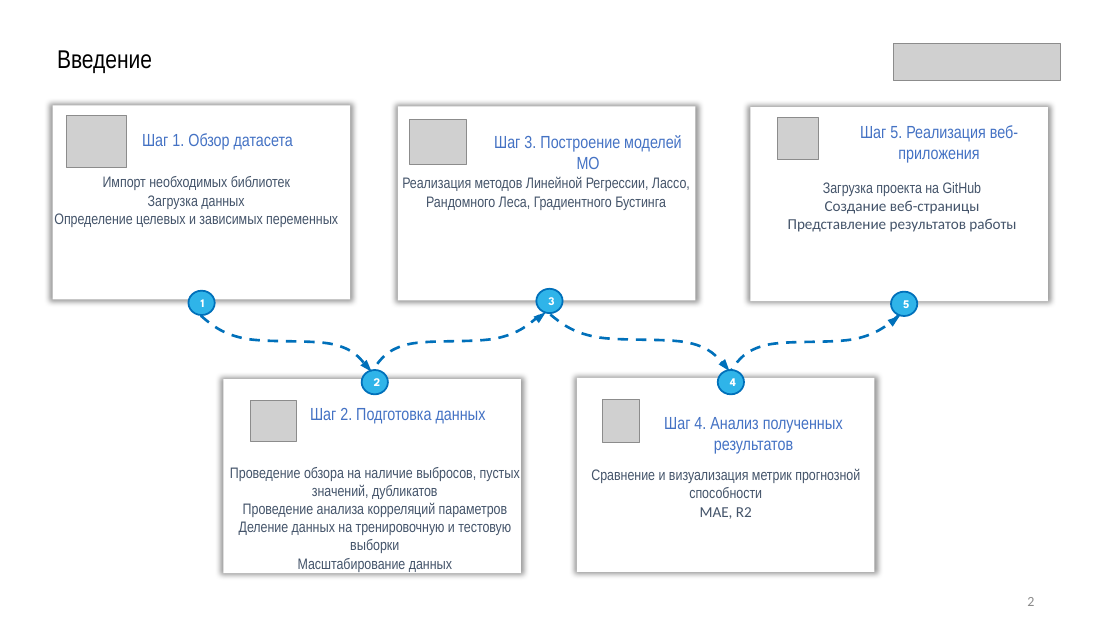
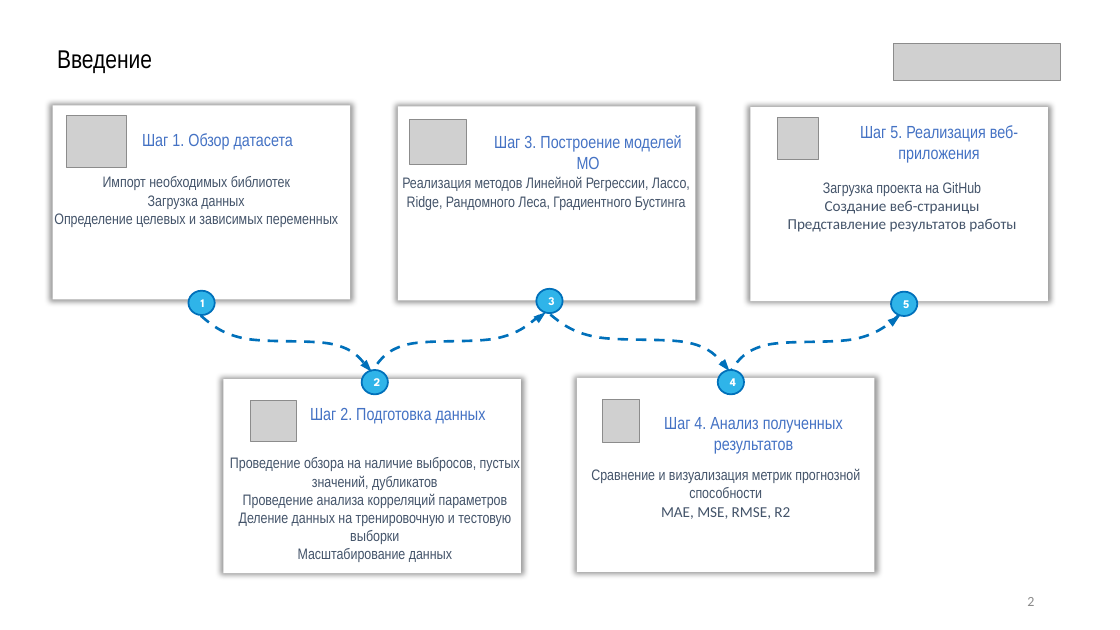
Before and after one commit to vvk79/Innopolis_final_work, a slide deck: slide 2 of Создание веб-приложения для обработки и анализа данных с.pptx. Drawn at 1120x630 pixels with LibreOffice and Linux fonts; fonts in the diff are those of the drawing; grey boxes stand for pictures. Boxes give left, top, right and bottom in pixels: in the first picture for what was removed or moved away, otherwise in the second. Text is boxed around its words. In the diff, an @@ line names an element or a change of style, - is before the commit and + after.

```diff
--- a/Создание веб-приложения для обработки и анализа данных с.pptx
+++ b/Создание веб-приложения для обработки и анализа данных с.pptx
@@ text at [402,176,690,210]: text changed @@
-Реализация методов Линейной Регрессии, Лассо, Рандомного Леса, Градиентного Бустинга
+Реализация методов Линейной Регрессии, Лассо, Ridge, Рандомного Леса, Градиентного Бустинга
@@ text "Проведение обзора на наличие выбросов, ...": place and size @@
-text "Проведение обзора на наличие выбросов, ..." at [230,467,520,572]
+text "Проведение обзора на наличие выбросов, ..." at [230,457,520,562]
@@ text at [661,507,790,519]: text changed @@
-MAE, R2
+MAE, MSE, RMSE, R2
```
Also in this commit, not shown: 8 other slides changed, 1 slide added, 2 slides removed, 1 other file.
